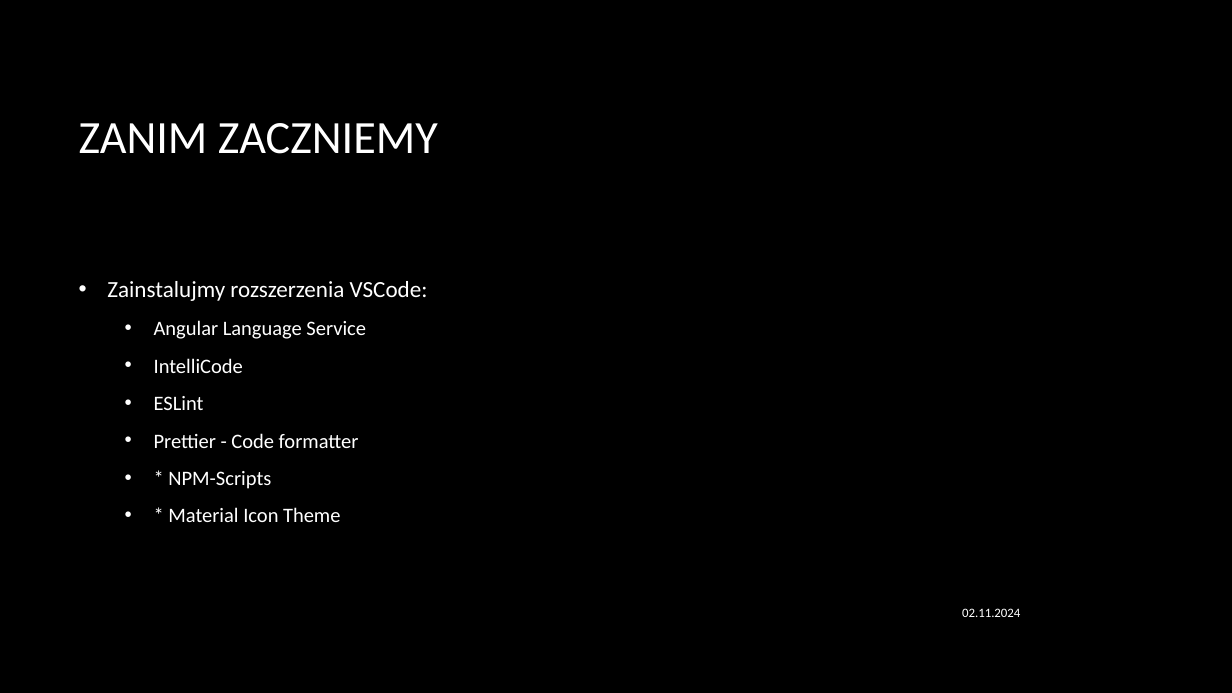
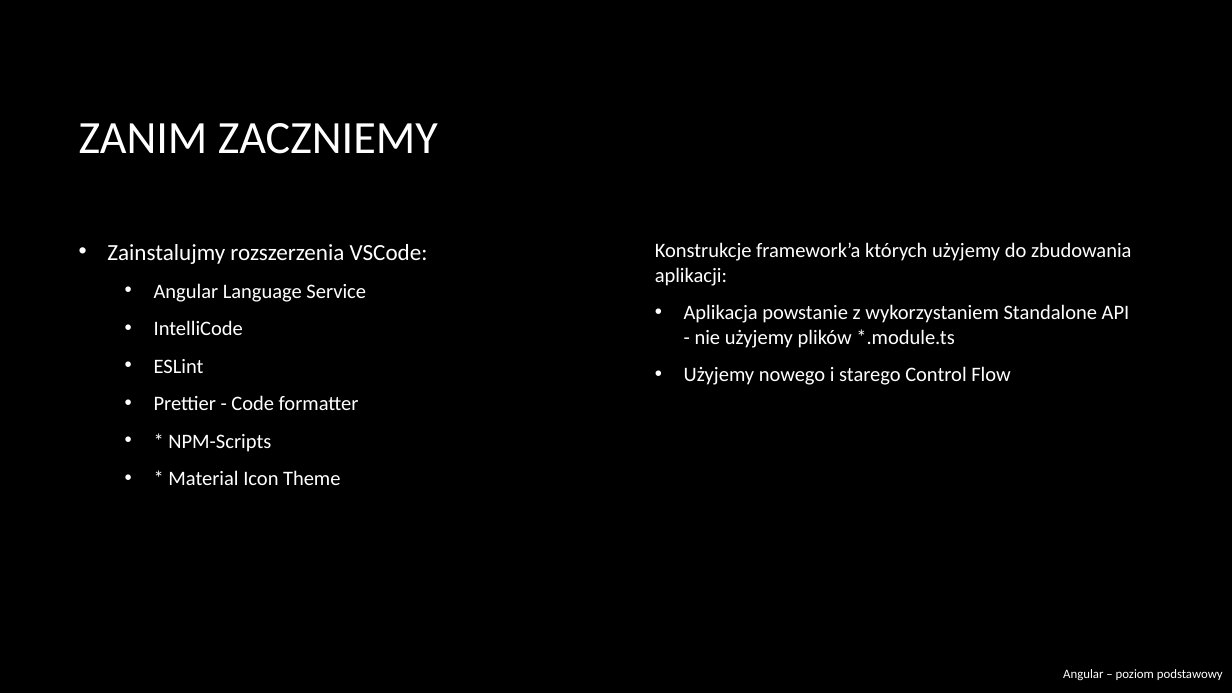
Before and after one commit to RafalSzczuka/angular-course-pfr, a slide deck: slide 34 of prezentacja/prezentacja/Angular beginner.pptx (slide 41 before the commit). Drawn at 1232x693 pixels with LibreOffice and Linux fonts; fonts in the diff are those of the drawing; background and template pictures are left out. Boxes give left, top, right and bottom in pixels: in the first picture for what was removed or moved away, otherwise in the second. Text is boxed around its words. In the diff, an @@ line names an element or a change of style, - is before the commit and + after.

```diff
--- a/prezentacja/prezentacja/Angular beginner.pptx
+++ b/prezentacja/prezentacja/Angular beginner.pptx
@@ text "Zainstalujmy rozszerzenia VSCode:" at <box>107,242,1132,485</box>: columns 1 to 2 @@
@@ text at <box>655,242,1132,385</box>: paragraphs added @@
+  Konstrukcje framework’a których użyjemy do zbudowania aplikacji:
+  • Aplikacja powstanie z wykorzystaniem Standalone API - nie użyjemy plików *.module.ts
+  • Użyjemy nowego i starego Control Flow
@@ text removed at <box>962,608,1020,617</box> @@
-02.11.2024
@@ text added at <box>1063,669,1223,680</box>, 10 pt, text #FFFFFF @@
+Angular – poziom podstawowy
```
Also in this commit, not shown: 11 other slides changed.
